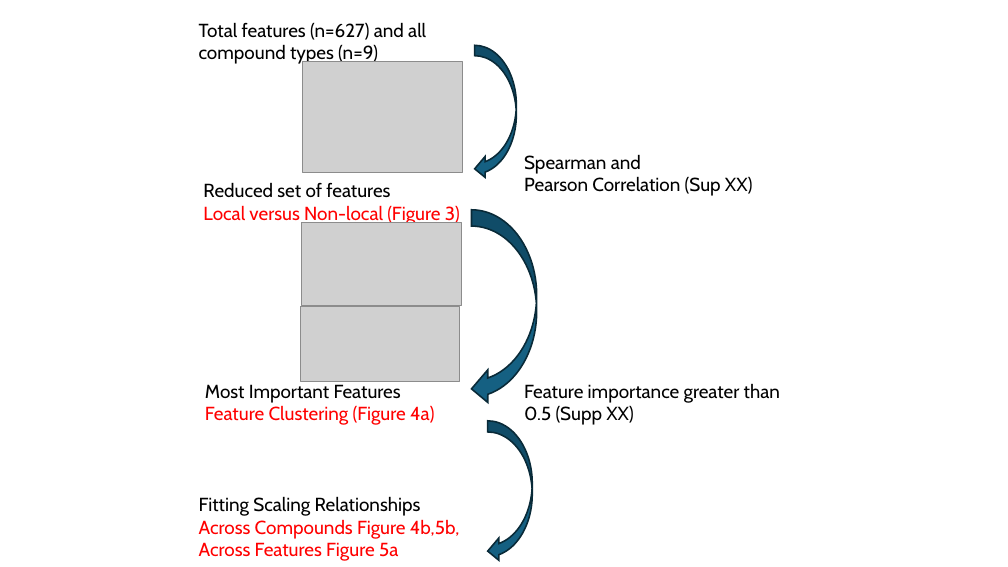
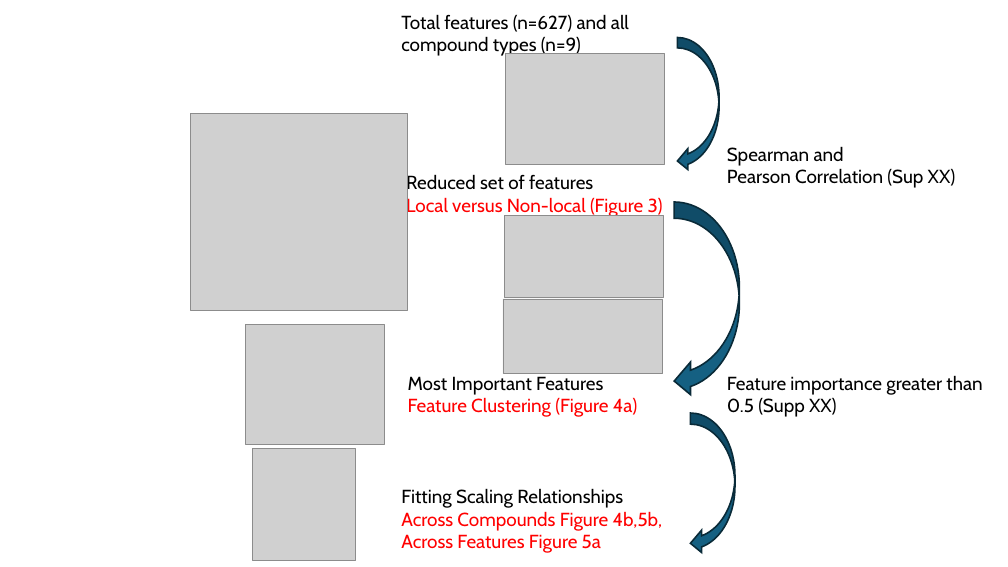
Before and after one commit to maruti-iitm/species_area_scaling, a slide deck: slide 2 of Supplementary_Material/Workflow_WHONDRS_figure_v2.pptx. Drawn at 1008x567 pixels with LibreOffice and Linux fonts; fonts in the diff are those of the drawing; grey boxes stand for pictures. Boxes give left, top, right and bottom in pixels: in the first picture for what was removed or moved away, otherwise in the second. Text is boxed around its words. In the diff, an @@ line names an element or a change of style, - is before the commit and + after.

```diff
--- a/Supplementary_Material/Workflow_WHONDRS_figure_v2.pptx
+++ b/Supplementary_Material/Workflow_WHONDRS_figure_v2.pptx
@@ picture added at [191,113,408,311] @@
@@ 2 curved left arrows, 1 text: place and size @@
-2 curved left arrows, 1 text at [199,22,537,405]
+2 curved left arrows, 1 text at [401,14,740,397]
@@ picture: place and size @@
-picture at [302,223,461,306]
+picture at [504,215,664,297]
@@ picture added at [245,325,385,444] @@
@@ 5 texts, 2 pictures: place and size @@
-5 texts, 2 pictures at [199,62,780,561]
+5 texts, 2 pictures at [401,54,982,553]
@@ curved left arrow: place and size @@
-curved left arrow at [488,421,532,563]
+curved left arrow at [690,413,735,554]
@@ picture added at [253,448,355,560] @@
```
Also in this commit, not shown: 6 other files.
